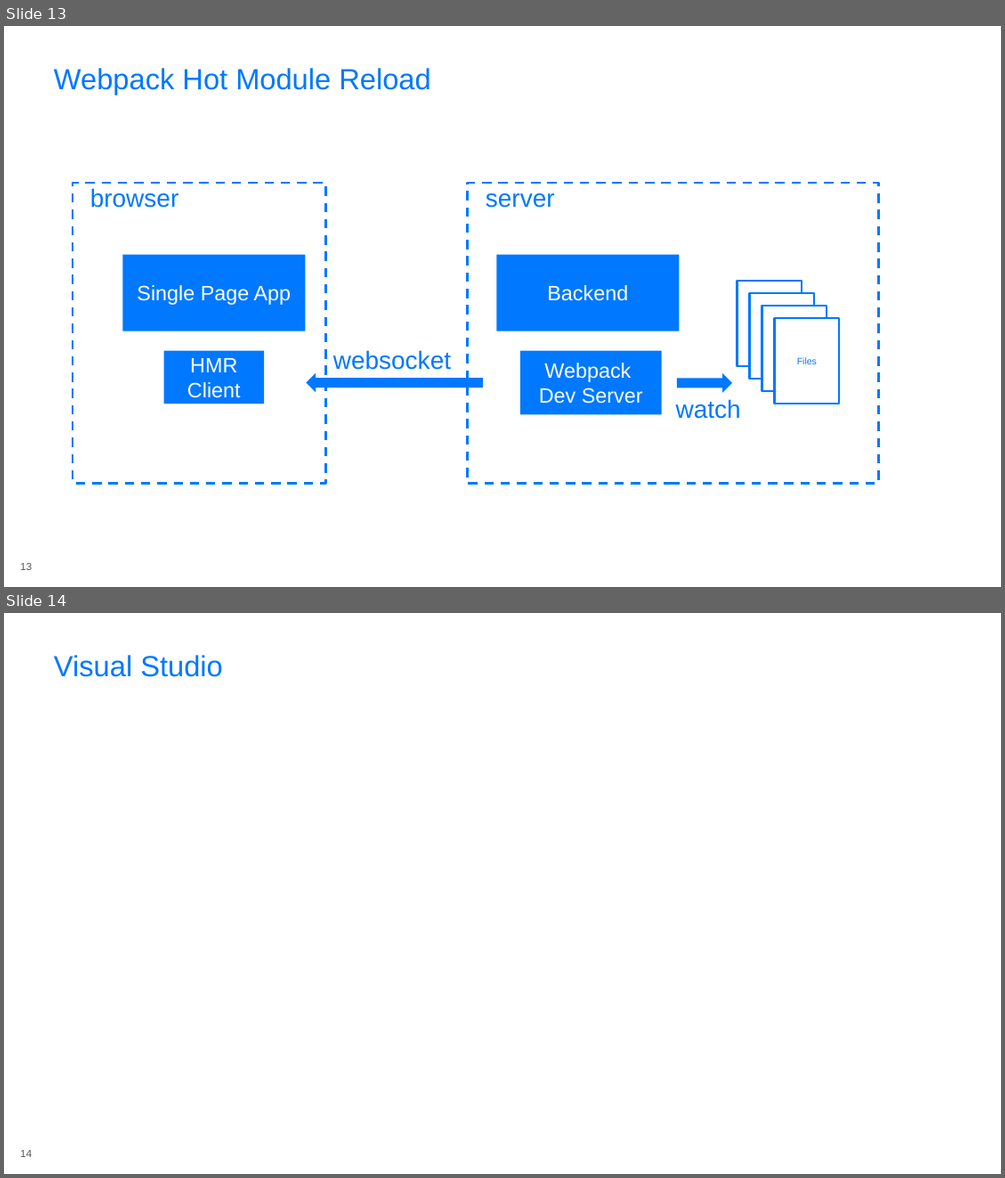
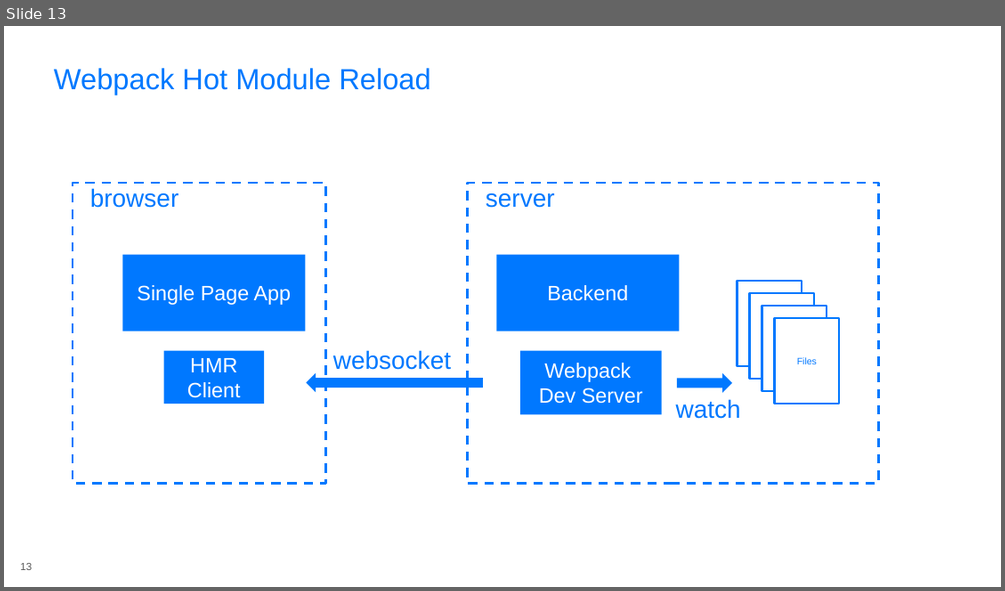
Before and after one commit to rasmuskl/react-webpack-typescript, a slide deck: _notes/Presentation.pptx. Shown one above the other, each under a label of ours: slides 13 and 14 before the commit, slide 13 after it. The pictures are 1005x1178 and 1005x591 pixels, drawn with LibreOffice and Linux fonts; fonts in the diff are those of the drawing; background and template pictures are left out. Boxes give left, top, right and bottom in pixels: in the first picture for what was removed or moved away, otherwise in the second. Text is boxed around its words. In the diff, an @@ line names an element or a change of style, - is before the commit and + after.

```diff
--- a/_notes/Presentation.pptx
+++ b/_notes/Presentation.pptx
@@ slide 14 removed at (4,613,1001,1174), background #FFFFFF @@
@@ title removed at (54,655,223,677) @@
-Visual Studio
@@ page number removed at (20,1150,32,1157) @@
-14
```
Also in this commit, not shown: 3 slides changed, 1 slide added, 1 other slide removed, 1 other file.
